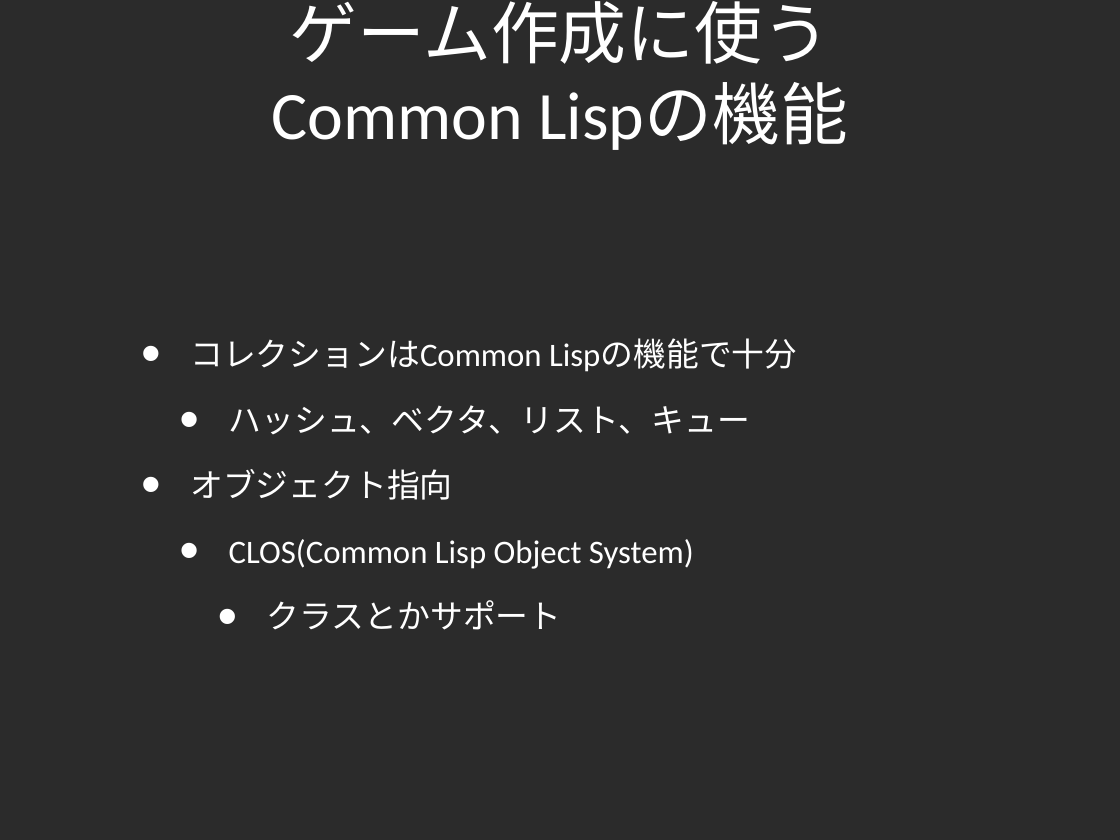
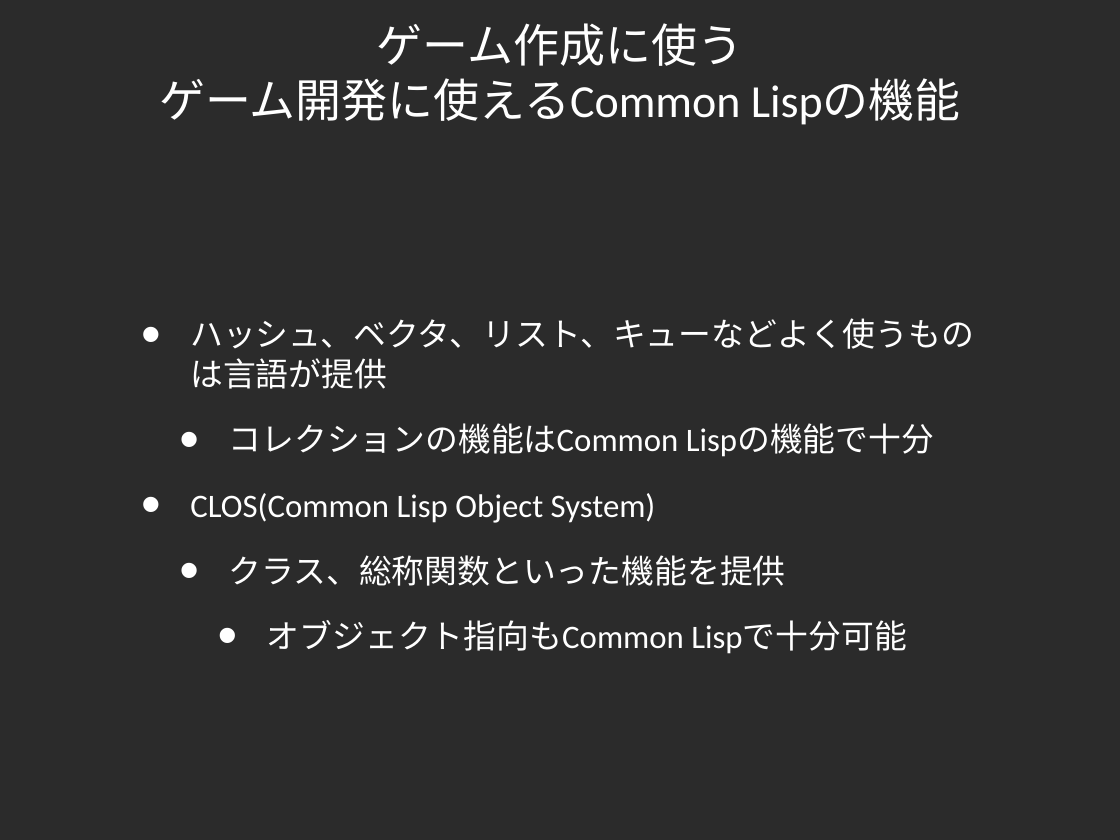
Before and after one commit to lambdasakura/doc, a slide deck: slide 15 of zengeren/fast_game_development_2010:02:12.ppt (slide 16 before the commit). Drawn at 1120x840 pixels with LibreOffice and Linux fonts; fonts in the diff are those of the drawing; background and template pictures are left out; a plain dark background stands for a picture behind light text. Boxes give left, top, right and bottom in pixels: in the first picture for what was removed or moved away, otherwise in the second. Text is boxed around its words. In the diff, an @@ line names an element or a change of style, - is before the commit and + after.

```diff
--- a/zengeren/fast_game_development_2010:02:12.ppt
+++ b/zengeren/fast_game_development_2010:02:12.ppt
@@ title at (159,23,961,125): text changed; size 62 to 42 pt @@
-ゲーム作成に使う
-Common Lispの機能
+ゲーム作成に使う
+ゲーム開発に使えるCommon Lispの機能
@@ text at (190,318,974,457): text changed @@
-• コレクションはCommon Lispの機能で十分
-  • ハッシュ、ベクタ、リスト、キュー
-• オブジェクト指向
+• ハッシュ、ベクタ、リスト、キューなどよく使うものは言語が提供
+  • コレクションの機能はCommon Lispの機能で十分
@@ text at (190,493,656,523): list level 2 to 1 in "CLOS(Common Lisp Object System)" @@
@@ text at (229,555,907,654): text changed @@
-    • クラスとかサポート
+  • クラス、総称関数といった機能を提供
+    • オブジェクト指向もCommon Lispで十分可能
```
Also in this commit, not shown: 12 other slides changed, 7 slides added, 1 slide removed, 1 other file.
